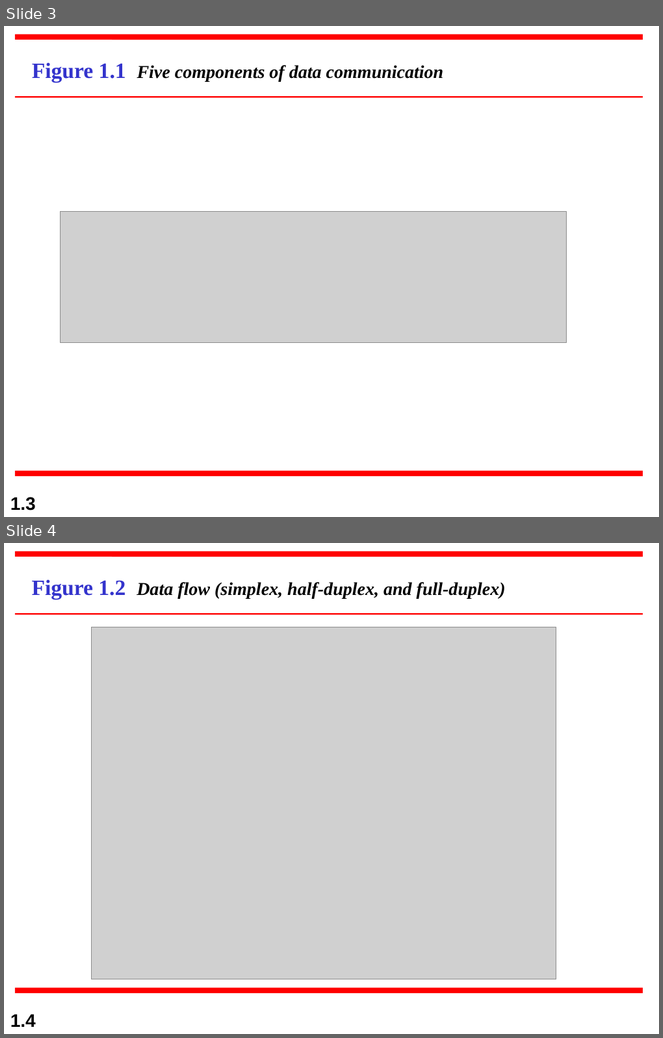
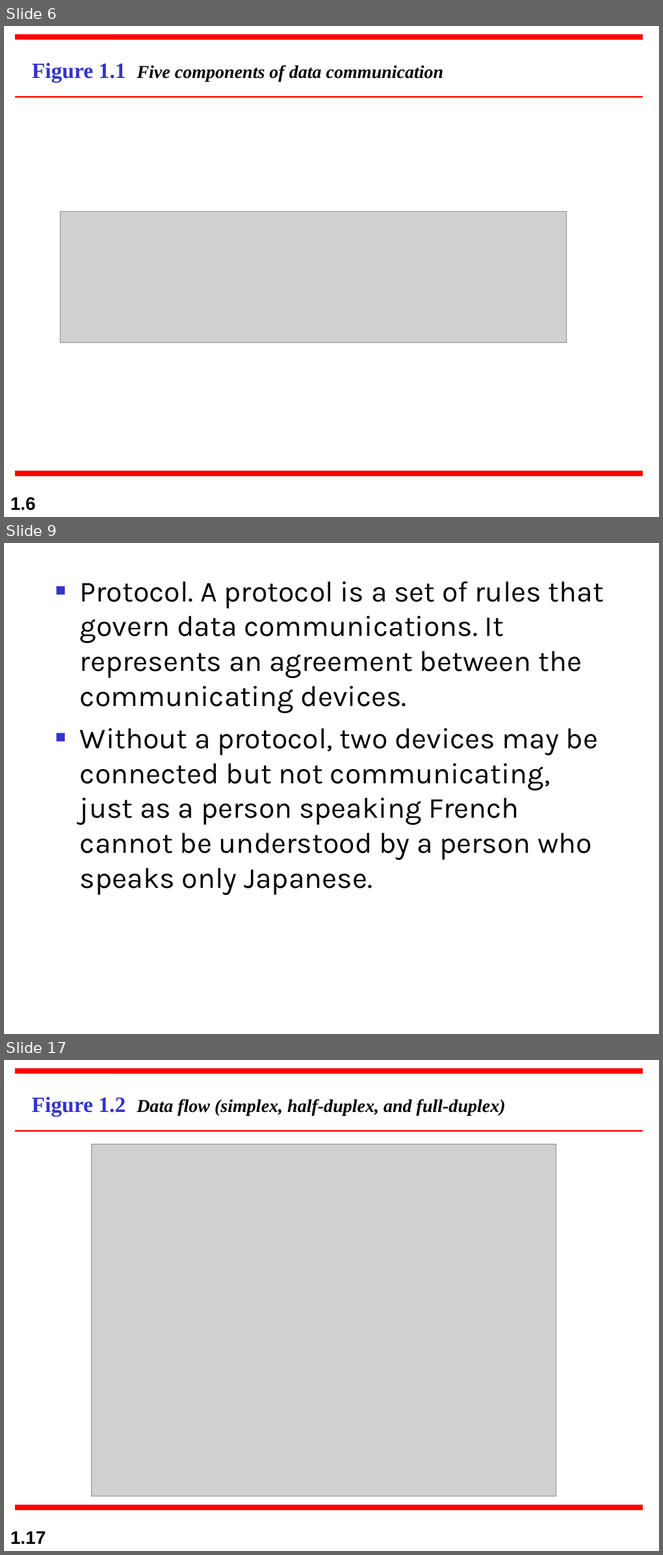
Before and after one commit to primusr/GITFiles, a slide deck: DATA COMM/ch01.ppt. Shown one above the other, each under a label of ours: slides 3 and 4 before the commit, slides 6, 9 and 17 after it; the slides between them are not shown. The pictures are 663x1038 and 663x1555 pixels, drawn with LibreOffice and Linux fonts; fonts in the diff are those of the drawing; grey boxes stand for pictures. Boxes give left, top, right and bottom in pixels: in the first picture for what was removed or moved away, otherwise in the second. Text is boxed around its words. In the diff, an @@ line names an element or a change of style, - is before the commit and + after.

```diff
--- a/DATA COMM/ch01.ppt
+++ b/DATA COMM/ch01.ppt
@@ slide 9 added at [4,543,659,1034], background #FFFFFF @@
@@ text added at [80,581,604,895], 32 pt, text #000000 @@
+■ Protocol. A protocol is a set of rules that govern data communications. It represents an agreement between the communicating devices.
+■ Without a protocol, two devices may be connected but not communicating, just as a person speaking French cannot be understood by a person who speaks only Japanese.
@@ what was slide 3 is now slide 6 @@
@@ page number at [10,497,36,511]: text changed @@
-1.3
+1.6
@@ what was slide 4 is now slide 17 @@
@@ page number at [10,1531,46,1544]: text changed @@
-1.4
+1.17
```
Also in this commit, not shown: 12 other slides added.
